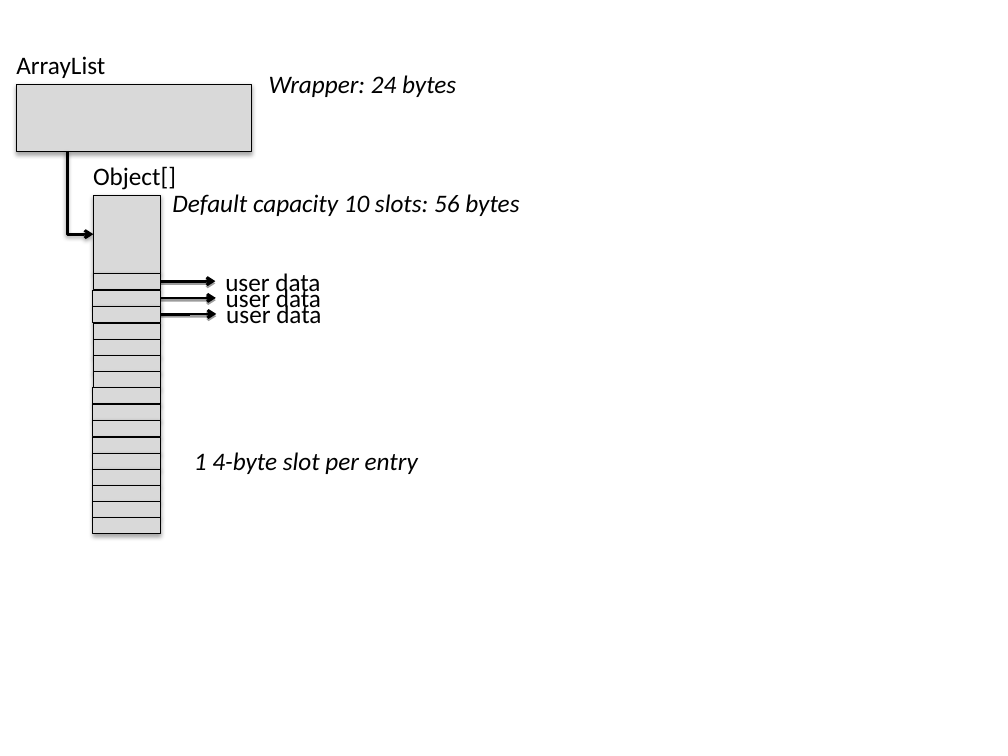
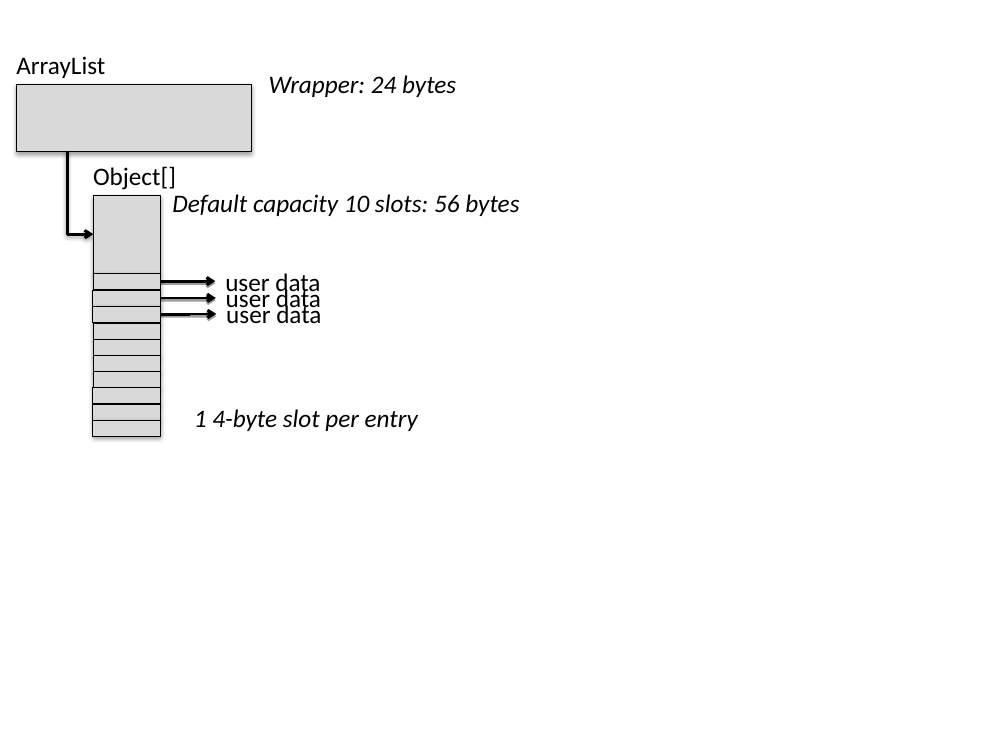
Before and after one commit to TheRuncibleTuner/bloatbook, a slide deck: slide 1 of part1/Figures/collections/inside-arraylist.pptx. Drawn at 1008x756 pixels with LibreOffice and Linux fonts; fonts in the diff are those of the drawing. Boxes give left, top, right and bottom in pixels: in the first picture for what was removed or moved away, otherwise in the second. Text is boxed around its words. In the diff, an @@ line names an element or a change of style, - is before the commit and + after.

```diff
--- a/part1/Figures/collections/inside-arraylist.pptx
+++ b/part1/Figures/collections/inside-arraylist.pptx
@@ text "1 4-byte slot per entry": place and size @@
-text "1 4-byte slot per entry" at box(194, 452, 418, 474)
+text "1 4-byte slot per entry" at box(194, 409, 418, 431)
@@ rectangle removed at box(93, 437, 160, 454) @@
@@ rectangle removed at box(93, 454, 160, 470) @@
@@ rectangle removed at box(93, 470, 160, 486) @@
@@ rectangle removed at box(93, 486, 160, 502) @@
@@ rectangle removed at box(93, 502, 160, 518) @@
@@ rectangle removed at box(93, 517, 160, 533) @@
```
Also in this commit, not shown: 5 other files.
